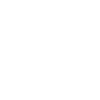
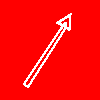
Layered file, before and after one edit (100×100). Changes by layer:
hid "图层 5" over [16, 3, 87, 94]
added layer "图层 6" above "图层 2" over [23, 13, 72, 88]
added layer "图层 7" over [0, 0, 100, 100]
